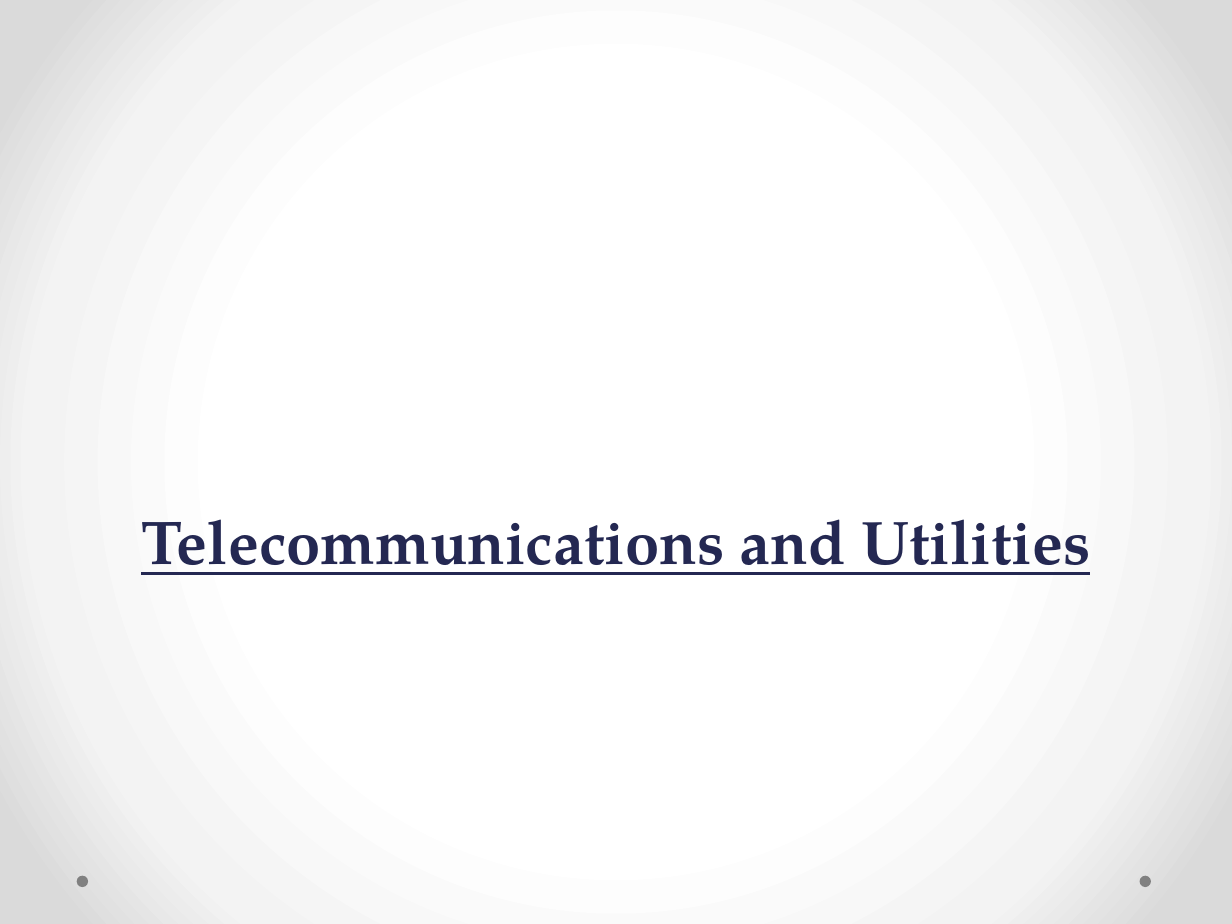
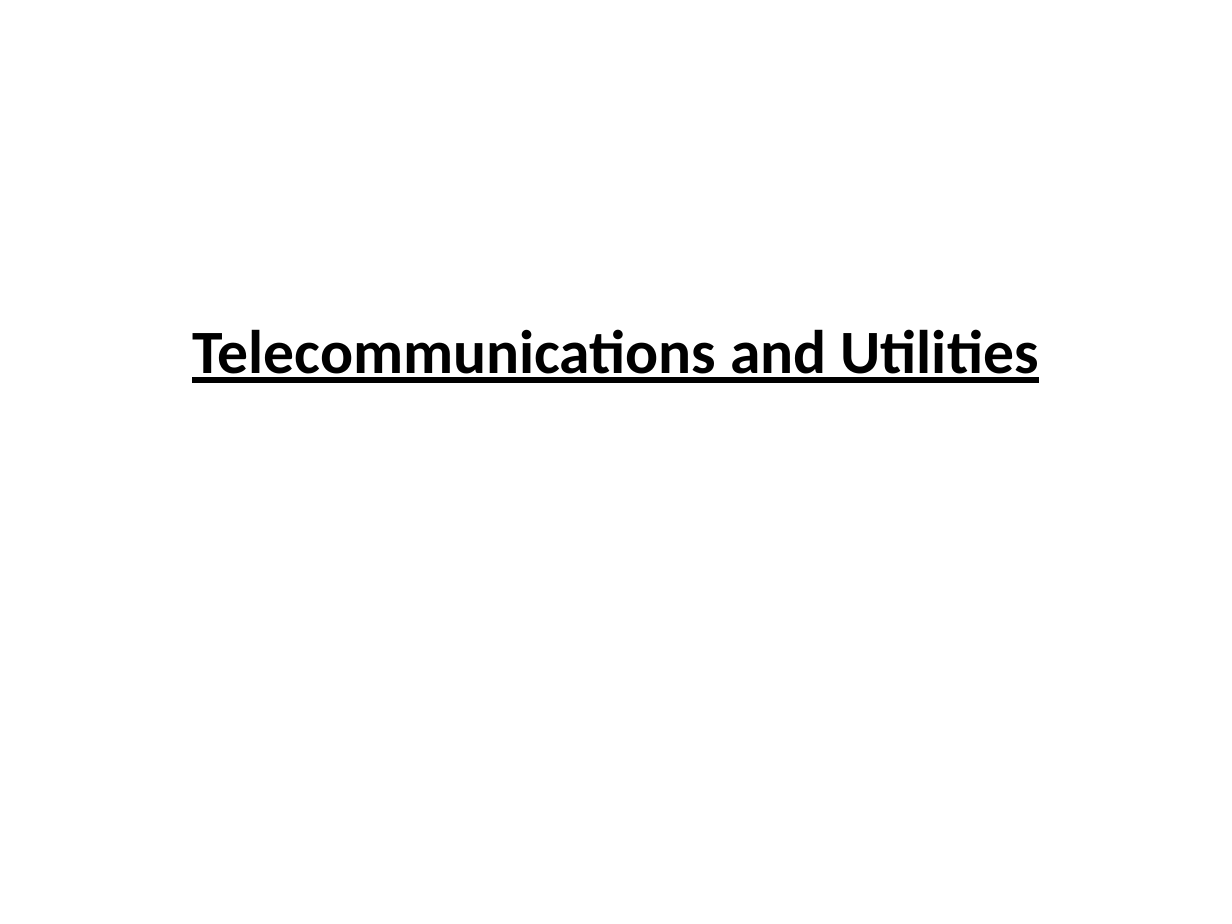
Before and after one commit to passzenith/passzenithproject, a slide deck: slide 1 of DW/Telecommunications and Utilities.pptx. Drawn at 1232x924 pixels with LibreOffice and Linux fonts; fonts in the diff are those of the drawing. Boxes give left, top, right and bottom in pixels: in the first picture for what was removed or moved away, otherwise in the second. Text is boxed around its words. In the diff, an @@ line names an element or a change of style, - is before the commit and + after.

```diff
--- a/DW/Telecommunications and Utilities.pptx
+++ b/DW/Telecommunications and Utilities.pptx
@@ background gradient #FFFFFF to #F4F4F4 to #DADADA to #FFFFFF @@
@@ title "Telecommunications and Utilities": place and size @@
-title "Telecommunications and Utilities" at box(141, 519, 1090, 575)
+title "Telecommunications and Utilities" at box(192, 329, 1039, 383)
@@ title "Telecommunications and Utilities" at box(192, 329, 1039, 383): font TeX Gyre Pagella to Calibri, text colour #242852 to #000000; vertical alignment bottom to middle @@
@@ ellipse removed at box(76, 876, 87, 887) @@
@@ ellipse removed at box(1140, 876, 1151, 887) @@
```
Also in this commit, not shown: 14 other slides changed, 25 slides added, 22 slides removed.
